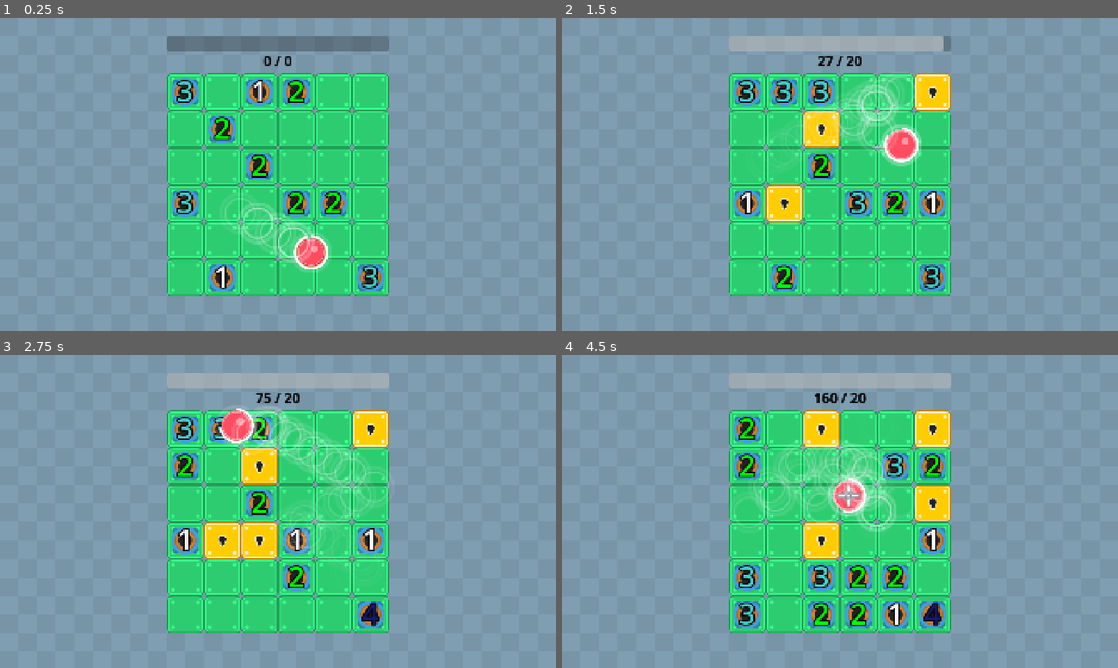
Above: before the commit, frames 1-4 (two rows, left to right).
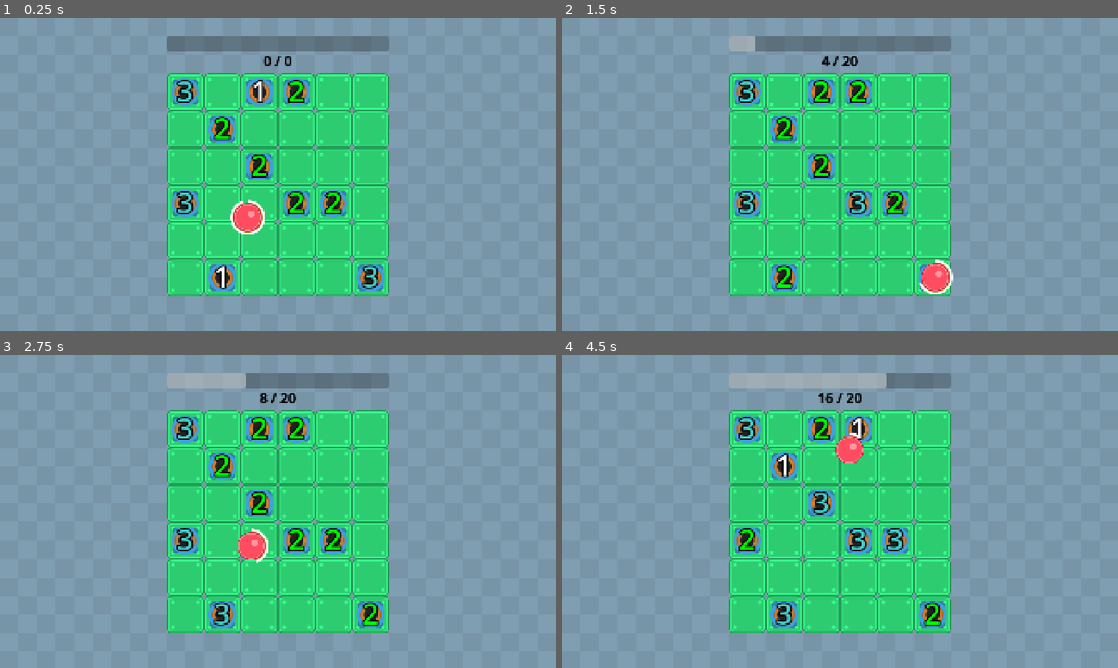
Above: after the commit, the same moments.

Repository: wanamelon/prototype_monorepo
Game: Godot game, scene res://source/bounce_main.tscn
Two runs of this game, one before a commit and one after it. Both use one fixed random seed, a clock stepped at 60 frames per second and the inputs below.
Inputs:
- Up to frame 1 (0.25 s): no input
- Up to frame 2 (1.5 s): no input
- Up to frame 3 (2.75 s): no input
- Up to frame 4 (4.5 s): no input

The runs differ from the first frame. In frame 1, 1.9% of the frame differs, in the area x 40-60%, y 57-82%; in frame 2, 8.5%; in frame 3, 11%; in frame 4, 15%, in the area x 30-70%, y 5-88%.

Commit message:
Add multi round and item select

Diff:
--- a/roller/source/bounce_main.gd
+++ b/roller/source/bounce_main.gd
@@ -1,37 +1,73 @@
 extends Node2D
+
+const GAME_BOARD_SCENE: PackedScene = preload("res://source/game_board.tscn")
 
 var round: int = 0
 var points_quota: int = 20
 var point_progress_bar_tween: Tween
 var _player_ball: PlayerBall
+var _lives_remaining: int = 3
 @export var items: Array[ItemDef]
 
 func _ready():
 	round_setup()
 
 func _on_player_finish(points: int):
-	print("Ended with points: ", points)
-	if points >= points_quota:
-		print("Round won. WE'RE DOING IT AGAIN!")
-		round += 1
-		round_setup()
+	_lives_remaining -= 1
+	if _lives_remaining <= 0:
+		print("Ended with points: ", _current_score)
+		if _current_score >= points_quota:
+			print("Round won. WE'RE DOING IT AGAIN!")
+			round += 1
+			generate_choices()
+		else:
+			print("You lost: BYE BYE SUCKER, BOZO, DINGUS!")
+			get_tree().quit()
 	else:
-		print("You lost: BYE BYE SUCKER, BOZO, DINGUS!")
-		get_tree().quit()
+		stage_setup()
 
-func round_setup():
-	if round != 0:
-		points_quota *= 1.5
-	$ProgressDisplay/ProgressBar.value = 0
+func stage_setup():
 	$GameBoard.generate_grid_items(round)
 	_player_ball = $GameBoard.spawn_ball(items)
 	_player_ball.finished.connect(_on_player_finish)
-	_player_ball.points_changed.connect(_on_player_points_changed)
+	_player_ball.gained_points.connect(_on_gain_points)
 
-func _on_player_points_changed(old, new):
+func round_setup():
+	_lives_remaining = 3
+	_current_score = 0
+	points_quota = 20 * (2 ** round)
+	$ProgressDisplay/ProgressBar.value = 0
+	stage_setup()
+
+var _current_score: int = 0
+
+const ITEM_BUTTON_SCENE: PackedScene = preload("res://source/item_choice_button.tscn")
+
+func generate_choices():
+	$ItemSelect.show()
+	for child in $ItemSelect/GridContainer.get_children():
+		child.queue_free()
+	# Choose random 3 of enum items
+	var possible_item_ids = ItemDef.ItemId.keys().duplicate()
+	possible_item_ids.shuffle()
+	for i in range(3):
+		var button: Button = ITEM_BUTTON_SCENE.instantiate()
+		button.text = format_enum_name(possible_item_ids[i])
+		$ItemSelect/GridContainer.add_child(button)
+		button.pressed.connect(func ():
+			items.append(ItemDef.new(ItemDef.ItemId[possible_item_ids[i]]))
+			$ItemSelect.hide()
+			round_setup())
+
+func format_enum_name(enum_name: String) -> String:
+	var formatted_name = enum_name.to_lower().replace("_", " ")
+	return formatted_name.capitalize()
+
+func _on_gain_points(points: int):
+	_current_score += points
 	if point_progress_bar_tween:
 		point_progress_bar_tween.kill()
 	point_progress_bar_tween = create_tween()
-	var progress_percent: float = 100.0 * new / points_quota
+	var progress_percent: float = 100.0 * _current_score / points_quota
 	point_progress_bar_tween.tween_property($ProgressDisplay/ProgressBar, "value", progress_percent, 0.5)
-	$ProgressDisplay/Label.text = "%d / %d" % [new , points_quota]
+	$ProgressDisplay/Label.text = "%d / %d" % [_current_score , points_quota]
--- a/roller/source/bounce_main.tscn
+++ b/roller/source/bounce_main.tscn
@@ -1,64 +1,10 @@
-[gd_scene load_steps=18 format=3 uid="uid://cdewixren54n7"]
+[gd_scene load_steps=7 format=3 uid="uid://cdewixren54n7"]
 
 [ext_resource type="Script" uid="uid://ctlovqr0sahr0" path="res://source/bounce_main.gd" id="1_ovsfe"]
 [ext_resource type="Shader" uid="uid://dm7q3tppttf5j" path="res://source/desaturate.gdshader" id="1_p5ard"]
-[ext_resource type="Script" uid="uid://ckw8rr21jqg1f" path="res://source/item_def.gd" id="2_vx23h"]
 [ext_resource type="Texture2D" uid="uid://df8r231n3c6yr" path="res://assets/rolling_ball/background_blue.png" id="3_vx23h"]
 [ext_resource type="PackedScene" uid="uid://cy54rx8phsksw" path="res://source/game_board.tscn" id="4_vx23h"]
-
-[sub_resource type="Resource" id="Resource_0panw"]
-script = ExtResource("2_vx23h")
-metadata/_custom_type_script = "uid://ckw8rr21jqg1f"
-
-[sub_resource type="Resource" id="Resource_k3n88"]
-script = ExtResource("2_vx23h")
-item_id = 2
-metadata/_custom_type_script = "uid://ckw8rr21jqg1f"
-
-[sub_resource type="Resource" id="Resource_ovsfe"]
-script = ExtResource("2_vx23h")
-item_id = 3
-metadata/_custom_type_script = "uid://ckw8rr21jqg1f"
-
-[sub_resource type="Resource" id="Resource_a5fj5"]
-script = ExtResource("2_vx23h")
-item_id = 4
-metadata/_custom_type_script = "uid://ckw8rr21jqg1f"
-
-[sub_resource type="Resource" id="Resource_3yruk"]
-script = ExtResource("2_vx23h")
-item_id = 5
-metadata/_custom_type_script = "uid://ckw8rr21jqg1f"
-
-[sub_resource type="Resource" id="Resource_q2ks2"]
-script = ExtResource("2_vx23h")
-item_id = 6
-metadata/_custom_type_script = "uid://ckw8rr21jqg1f"
-
-[sub_resource type="Resource" id="Resource_jngsf"]
-script = ExtResource("2_vx23h")
-item_id = 7
-metadata/_custom_type_script = "uid://ckw8rr21jqg1f"
-
-[sub_resource type="Resource" id="Resource_gh64m"]
-script = ExtResource("2_vx23h")
-item_id = 9
-metadata/_custom_type_script = "uid://ckw8rr21jqg1f"
-
-[sub_resource type="Resource" id="Resource_j4338"]
-script = ExtResource("2_vx23h")
-item_id = 1
-metadata/_custom_type_script = "uid://ckw8rr21jqg1f"
-
-[sub_resource type="Resource" id="Resource_vx23h"]
-script = ExtResource("2_vx23h")
-item_id = 8
-metadata/_custom_type_script = "uid://ckw8rr21jqg1f"
-
-[sub_resource type="Resource" id="Resource_dxtcc"]
-script = ExtResource("2_vx23h")
-item_id = 2
-metadata/_custom_type_script = "uid://ckw8rr21jqg1f"
+[ext_resource type="Texture2D" uid="uid://ccdy67xn8m374" path="res://assets/rolling_ball/block_locked_square.png" id="6_0panw"]
 
 [sub_resource type="ShaderMaterial" id="ShaderMaterial_to078"]
 shader = ExtResource("1_p5ard")
@@ -66,7 +12,6 @@
 
 [node name="BounceMain" type="Node2D"]
 script = ExtResource("1_ovsfe")
-items = Array[ExtResource("2_vx23h")]([SubResource("Resource_0panw"), SubResource("Resource_0panw"), SubResource("Resource_k3n88"), SubResource("Resource_ovsfe"), SubResource("Resource_a5fj5"), SubResource("Resource_3yruk"), SubResource("Resource_q2ks2"), SubResource("Resource_jngsf"), SubResource("Resource_gh64m"), SubResource("Resource_j4338"), SubResource("Resource_vx23h"), SubResource("Resource_dxtcc")])
 
 [node name="TextureRect" type="TextureRect" parent="."]
 material = SubResource("ShaderMaterial_to078")
@@ -115,3 +60,42 @@
 
 [node name="GameBoard" parent="." instance=ExtResource("4_vx23h")]
 position = Vector2(576, 192)
+
+[node name="ItemSelect" type="Control" parent="."]
+visible = false
+layout_mode = 3
+anchors_preset = 0
+offset_left = 576.0
+offset_top = 192.0
+offset_right = 1344.0
+offset_bottom = 960.0
+
+[node name="TextureRect" type="TextureRect" parent="ItemSelect"]
+layout_mode = 1
+offset_right = 192.0
+offset_bottom = 192.0
+scale = Vector2(4, 4)
+texture = ExtResource("3_vx23h")
+stretch_mode = 1
+
+[node name="NinePatchRect" type="NinePatchRect" parent="ItemSelect"]
+layout_mode = 0
+offset_right = 768.0
+offset_bottom = 768.0
+texture = ExtResource("6_0panw")
+draw_center = false
+region_rect = Rect2(0, 0, 64, 64)
+patch_margin_left = 16
+patch_margin_top = 16
+patch_margin_right = 16
+patch_margin_bottom = 16
+
+[node name="GridContainer" type="GridContainer" parent="ItemSelect"]
+layout_mode = 0
+offset_left = 64.0
+offset_top = 64.0
+offset_right = 705.0
+offset_bottom = 704.0
+theme_override_constants/h_separation = 43
+theme_override_constants/v_separation = 43
+columns = 4
--- /dev/null
+++ b/roller/source/item_choice_button.tscn
@@ -0,0 +1,7 @@
+[gd_scene format=3 uid="uid://5cpk5k4600n7"]
+
+[node name="Button" type="Button"]
+custom_minimum_size = Vector2(128, 128)
+theme_override_font_sizes/font_size = 16
+text = "Item"
+autowrap_mode = 3
--- a/roller/source/item_def.gd
+++ b/roller/source/item_def.gd
@@ -14,3 +14,6 @@
 }
 
 @export var item_id: ItemId
+
+func _init(item_id: ItemId = ItemId.ADD_STAMINA):
+	self.item_id = item_id
--- a/roller/source/player_ball.gd
+++ b/roller/source/player_ball.gd
@@ -1,16 +1,16 @@
 class_name PlayerBall extends CharacterBody2D
 
 signal finished(points: int)
-signal points_changed(old: int, new: int)
+signal gained_points(points: int)
 signal spawn_item(chance: float)
 signal spawn_bounce_pillar(chance: float)
 
 const SNAIL_TRAIL_SCENE: PackedScene = preload("res://source/snail_trail.tscn")
 
 var _random := RandomNumberGenerator.new()
-var _speed: float = 1400.0
+var _speed: float = 400.0
 var _points: int = 0
-var _stamina_seconds: float = 8
+var _stamina_seconds: float = 5
 var _max_stamina := _stamina_seconds
 var _items: Array[ItemDef] = []
 var _speed_buff_durations: Array[float] = []
@@ -26,15 +26,14 @@
 	for item in items:
 		match item.item_id:
 			ItemDef.ItemId.ADD_STAMINA:
-				_max_stamina += 1
-				_stamina_seconds += 1
+				_max_stamina += 2
+				_stamina_seconds += 2
 			_: pass
 	return self
 
 func _ready():
 	var near_diagonal_launch_angle = 45 + (90 * _random.randi_range(0, 4)) + _random.randf_range(-20, 20)
 	velocity = (Vector2(1, 0) * _speed).rotated(deg_to_rad(near_diagonal_launch_angle))
-	points_changed.emit(0, 0)
 
 func compute_level_up_on_hit_base_chance():
 	var level_up_chance := 0.0
@@ -146,5 +145,5 @@
 			_: pass
 
 func give_points(points: int):
-	points_changed.emit(_points, _points + points)
+	gained_points.emit(points)
 	_points += points
Not shown, changed: roller/dev_notes.md
